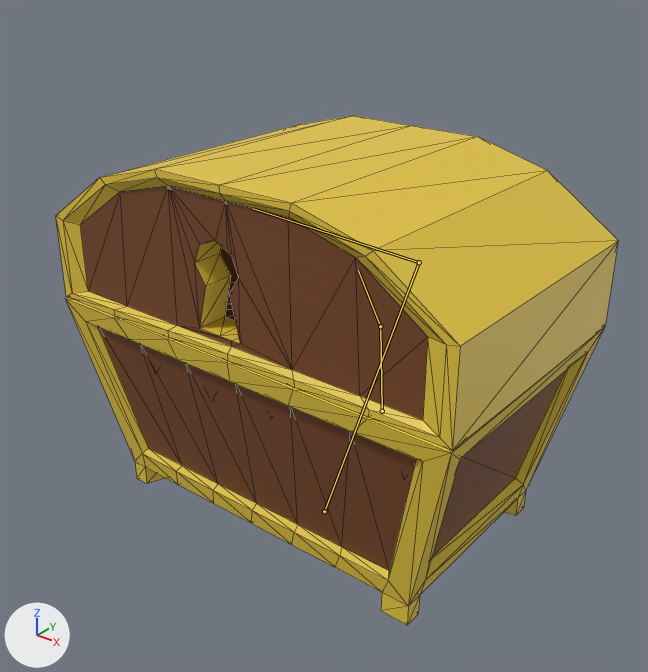
What one commit did to the glTF model assets/enemies/mimic/rig/Mimic_Chest.glb.
Rendered twice from a 50 mm lens placed at (1.184, -1.55, 1.367), pointed at (0.033, -0.111, 0.475). Every picture has the same lights, and +X, +Y and +Z are marked at lower left. Both versions are drawn at frame 1 of the action 'Mimic_atac'; the numbers are the values there. The bones that bend it are drawn over the model as lines. Mesh edges are drawn as thin lines.

Names of what the first picture shows: 'Mimic', 'Mimic_bofy'.
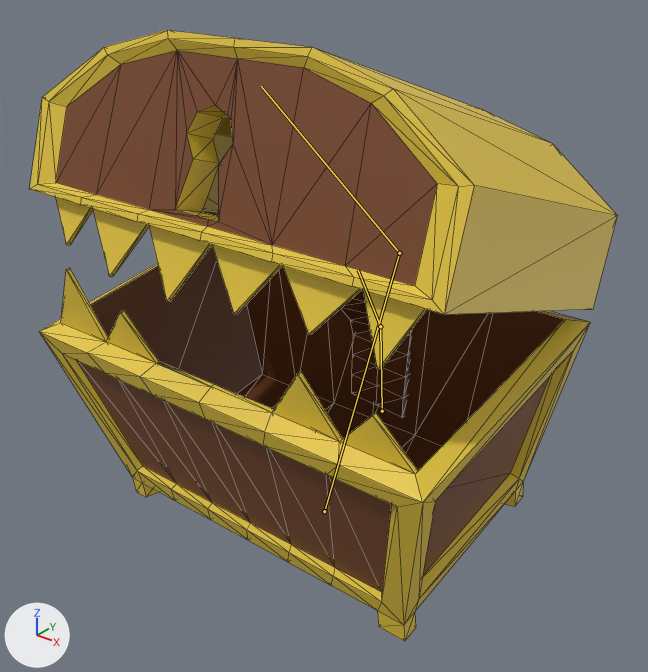
Pixel boxes (x1, y1, x2, y2) of what changed, in the pictures (648 x 672 px):
'Mimic_bofy', posed: before (56, 116, 619, 451); after (30, 30, 618, 370)
'Mimic', posed: before (65, 297, 605, 625); after (39, 246, 590, 641)
'Tongue', unchanged, uncovered by the edit: after (341, 290, 413, 418)
bone 'Mimic_Body', root to tip: before (324, 511) to (419, 262); after (324, 511) to (399, 253)
bone 'Mimic', root to tip: before (419, 262) to (253, 208); after (399, 253) to (261, 86)

Diff of the bpy script that builds the scene:
```diff
--- a/assets/enemies/mimic/rig/Mimic_Chest.glb.py
+++ b/assets/enemies/mimic/rig/Mimic_Chest.glb.py
@@ bone_mimic_body @@
 bone_mimic_body = bpy.data.objects['Mimic_Armature'].pose.bones['Mimic_Body']
-bone_mimic_body.rotation_quaternion = (1.0, 0.0, 0.0, 0.0)  # degrees (0, 0, 0)
+bone_mimic_body.rotation_quaternion = (0.997, 0.077, 0.0, 0.0)  # degrees (9, 0, 0)
@@ bone_mimic @@
 bone_mimic = bpy.data.objects['Mimic_Armature'].pose.bones['Mimic']  # child of 'Mimic_Body'
-bone_mimic.rotation_quaternion = (0.949, 0.315, 0.0, 0.0)  # degrees (37, 0, 0)
+bone_mimic.rotation_quaternion = (0.997, 0.084, 0.0, 0.0)  # degrees (10, 0, 0)
```
